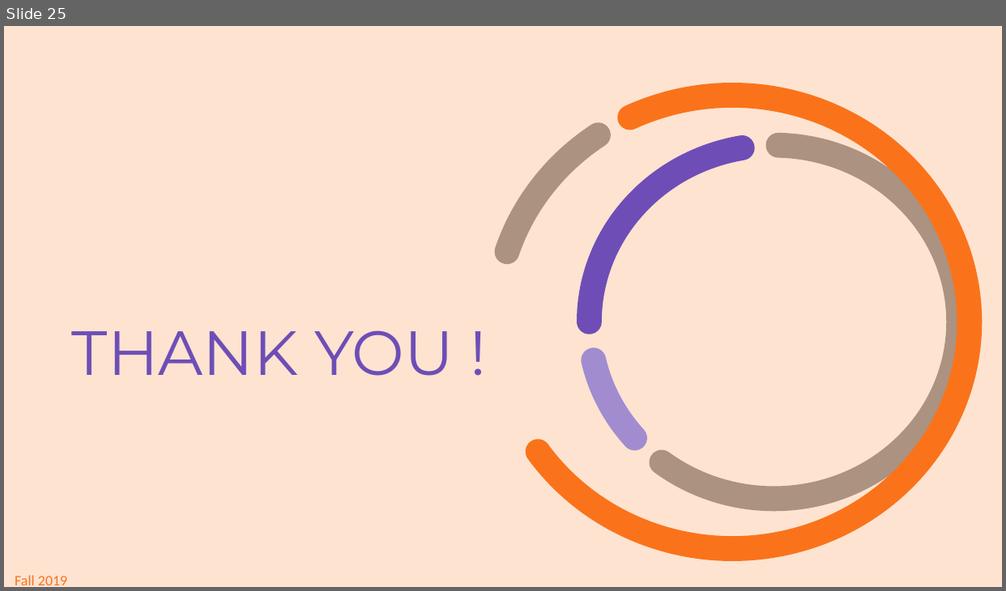
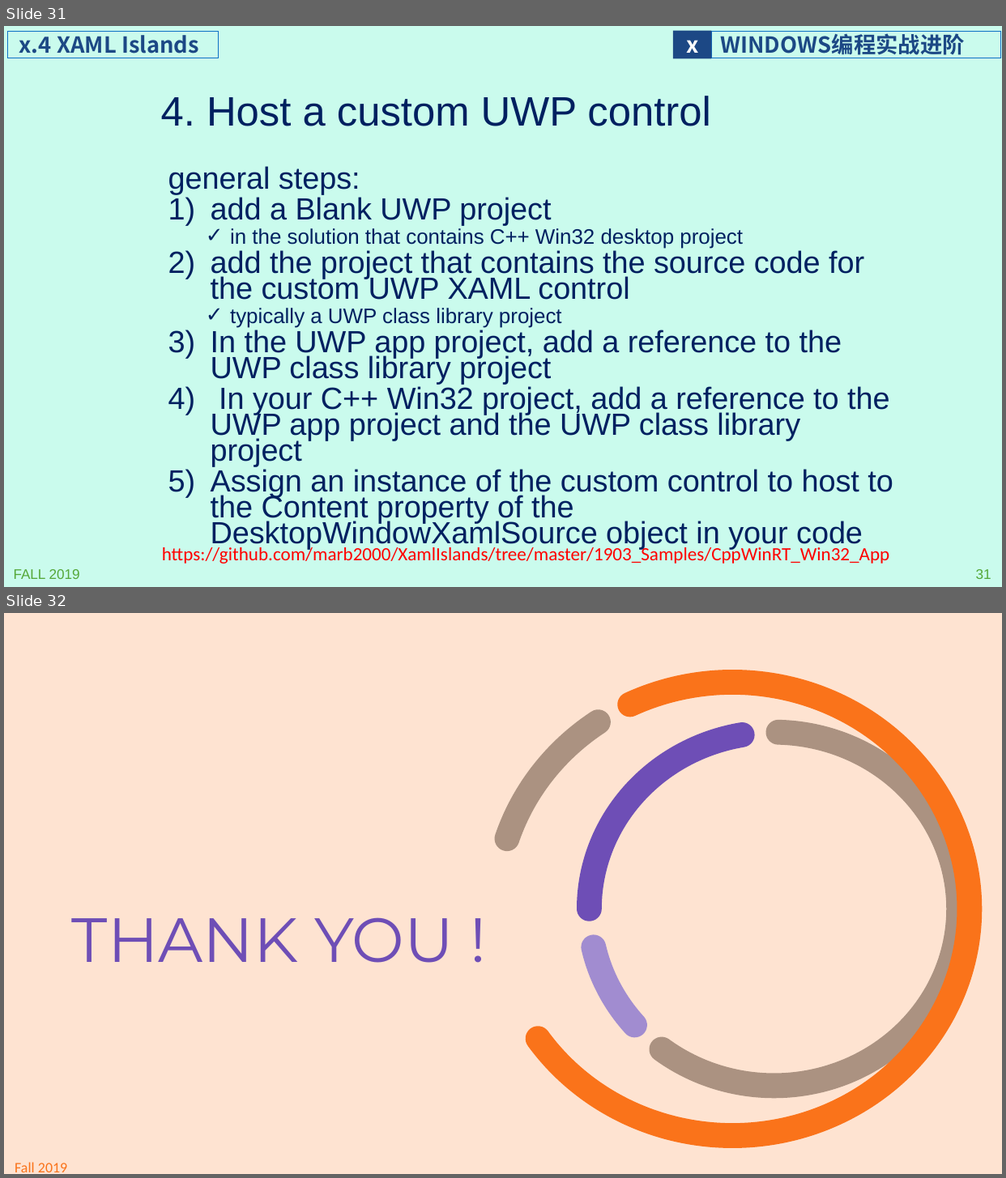
Before and after one commit to programming-windows/ppt, a slide deck: programmingWindows_extra.pptx. Shown one above the other, each under a label of ours: slide 25 before the commit, slides 31 and 32 after it. The pictures are 1006x591 and 1006x1178 pixels, drawn with LibreOffice and Linux fonts; fonts in the diff are those of the drawing; background and template pictures are left out. Boxes give left, top, right and bottom in pixels: in the first picture for what was removed or moved away, otherwise in the second. Text is boxed around its words. In the diff, an @@ line names an element or a change of style, - is before the commit and + after.

```diff
--- a/programmingWindows_extra.pptx
+++ b/programmingWindows_extra.pptx
@@ slide 31 added at <box>4,26,1002,587</box>, background #CAFBED @@
@@ rectangle added at <box>8,31,218,58</box>, outline #0F6FC6 0.75 pt, 21.3 pt, text #1C4885, bold @@
+x.4 XAML Islands
@@ rectangle added at <box>673,31,712,59</box>, fill #1C4885, 21.3 pt, text #FFFFFF, bold @@
+x
@@ rectangle added at <box>711,31,1000,58</box>, outline #0F6FC6 0.75 pt, 21.3 pt, text #1C4885, bold @@
+WINDOWS编程实战进阶
@@ title added at <box>161,96,710,126</box>, 39.6 pt, text #002060 @@
+4. Host a custom UWP control
@@ text added at <box>168,166,893,549</box>, 29.4 pt, text #002060 @@
+  general steps:
+  1) add a Blank UWP project
+    ✓ in the solution that contains C++ Win32 desktop project
+  2) add the project that contains the source code for the custom UWP XAML control
+    ✓ typically a UWP class library project
+  3) In the UWP app project, add a reference to the UWP class library project
+  4) In your C++ Win32 project, add a reference to the UWP app project and the UWP class library project
+  5) Assign an instance of the custom control to host to the Content property of the DesktopWindowXamlSource object in your code
@@ text added at <box>162,545,890,564</box>, 18 pt, text #FF0000 @@
+https://github.com/marb2000/XamlIslands/tree/master/1903_Samples/CppWinRT_Win32_App
@@ text added at <box>14,570,80,579</box>, 13.3 pt, text #55A839 @@
+FALL 2019
@@ page number added at <box>976,570,991,579</box>, 13.3 pt, text #55A839 @@
+31
@@ what was slide 25 is now slide 32 @@
```
Also in this commit, not shown: 2 slides changed, 6 other slides added.
